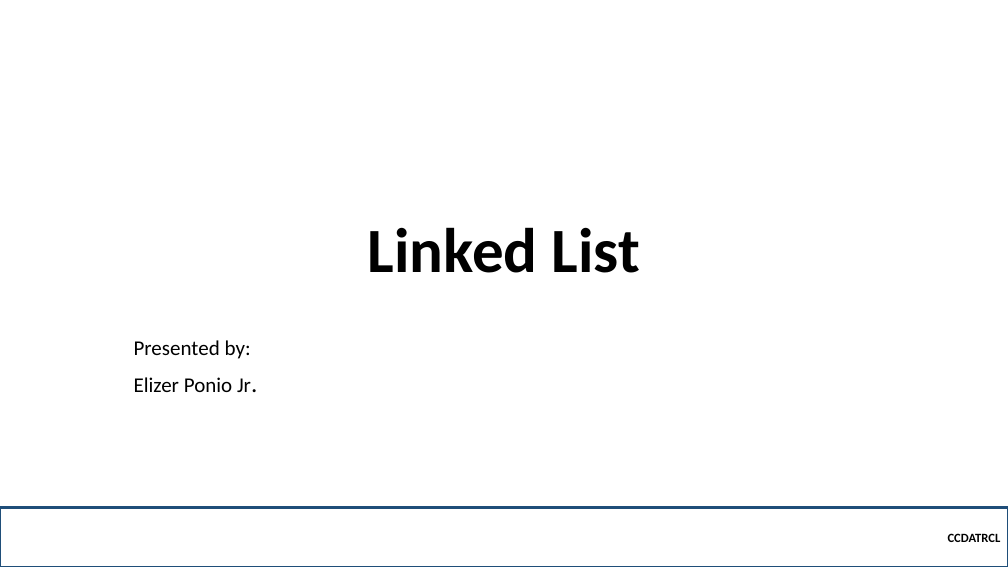
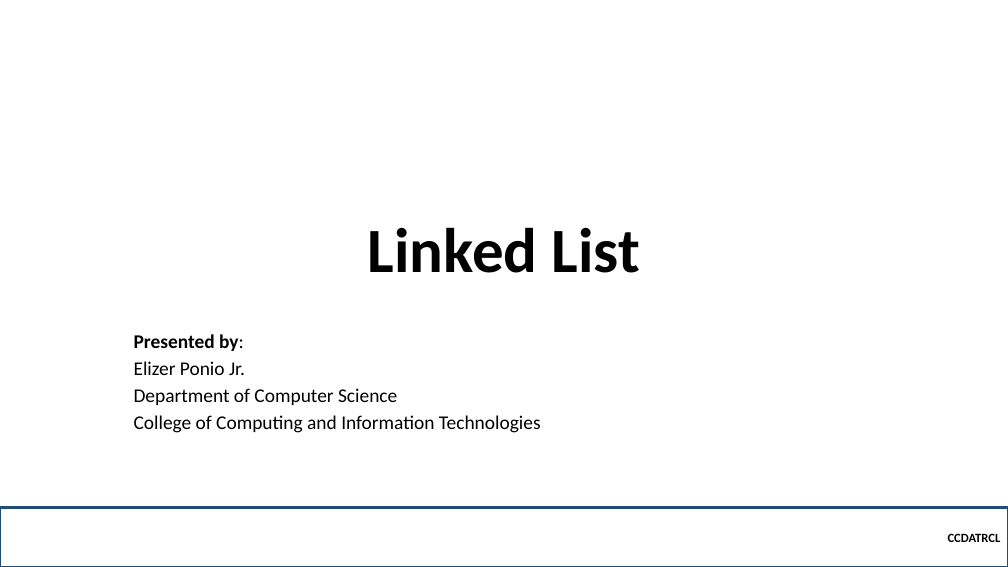
Before and after one commit to robitussin/CCDATRCL, a slide deck: slide 1 of 2 - Linked List/Linkedlist.pptx. Drawn at 1008x567 pixels with LibreOffice and Linux fonts; fonts in the diff are those of the drawing; background and template pictures are left out. Boxes give left, top, right and bottom in pixels: in the first picture for what was removed or moved away, otherwise in the second. Text is boxed around its words. In the diff, an @@ line names an element or a change of style, - is before the commit and + after.

```diff
--- a/2 - Linked List/Linkedlist.pptx
+++ b/2 - Linked List/Linkedlist.pptx
@@ subtitle at bbox=[134, 334, 245, 375]: size 20 to 18.5 pt in "Presented by:", "Elizer Ponio Jr."; bold on in "Presented by:"; size 24 to 18.5 pt in "Jr."; line spacing 0.9 to 0.7 @@
@@ subtitle at bbox=[134, 388, 541, 433]: paragraphs added @@
+Department of Computer Science
+College of Computing and Information Technologies
```
Also in this commit, not shown: 6 other slides changed.
